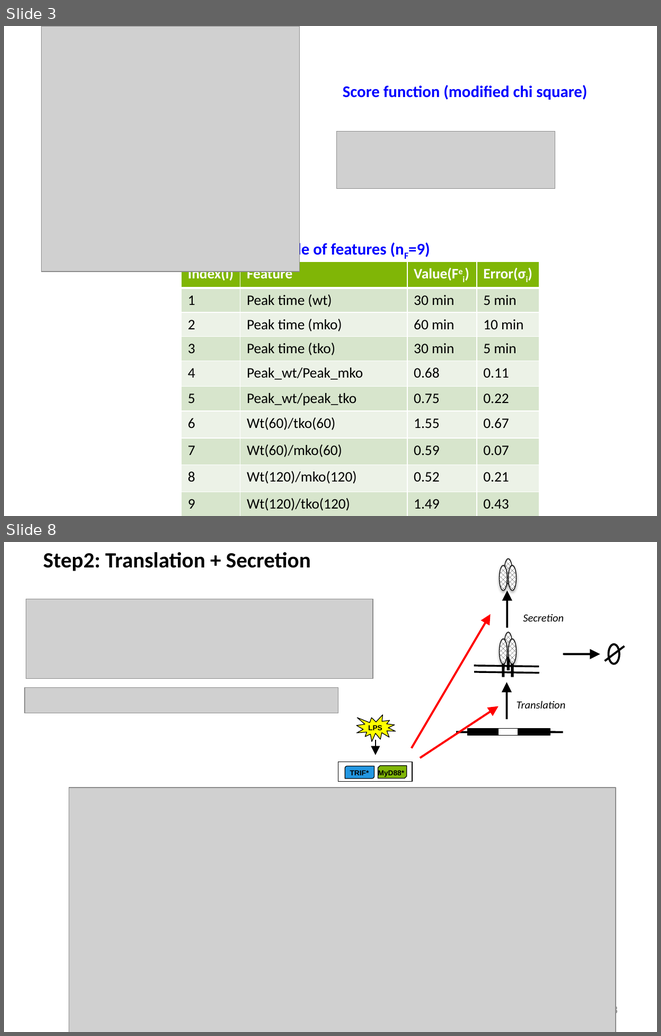
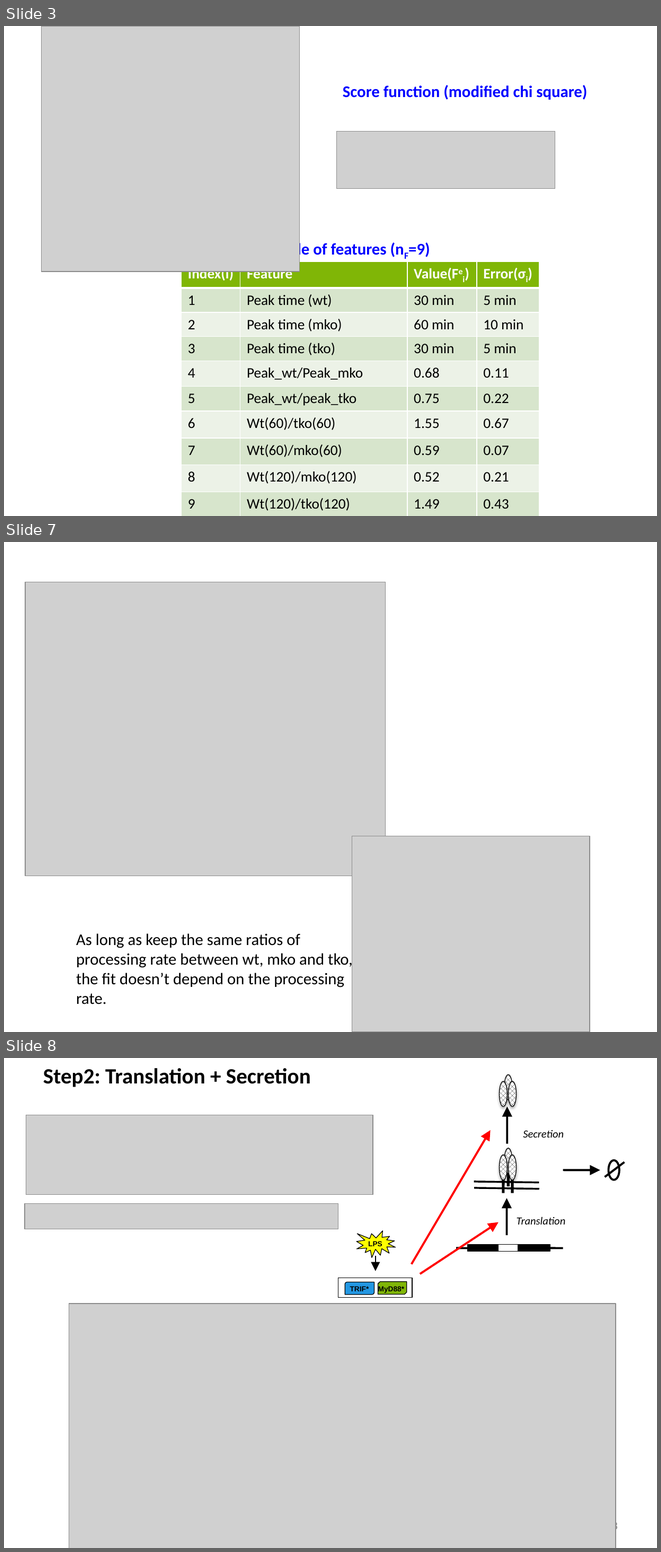
Before and after one commit to biomystery/TNF_regulation, a slide deck: TNF_Slides.pptx. Shown one above the other, each under a label of ours: slides 3 and 8 before the commit, slides 3, 7 and 8 after it; the slides between them are not shown. The pictures are 661x1036 and 661x1552 pixels, drawn with LibreOffice and Linux fonts; fonts in the diff are those of the drawing; grey boxes stand for pictures. Boxes give left, top, right and bottom in pixels: in the first picture for what was removed or moved away, otherwise in the second. Text is boxed around its words. In the diff, an @@ line names an element or a change of style, - is before the commit and + after.

```diff
--- a/TNF_Slides.pptx
+++ b/TNF_Slides.pptx
@@ slide 7 added at box(4, 542, 657, 1032), background #FFFFFF @@
@@ picture added at box(26, 582, 386, 876) @@
@@ picture added at box(352, 836, 590, 1032) @@
@@ text added at box(76, 933, 353, 1004), 18 pt, text #000000 @@
+As long as keep the same ratios of processing rate between wt, mko and tko, the fit doesn’t depend on the processing rate.
```
Also in this commit, not shown: 3 slides changed, 1 slide removed, 13 other files.
